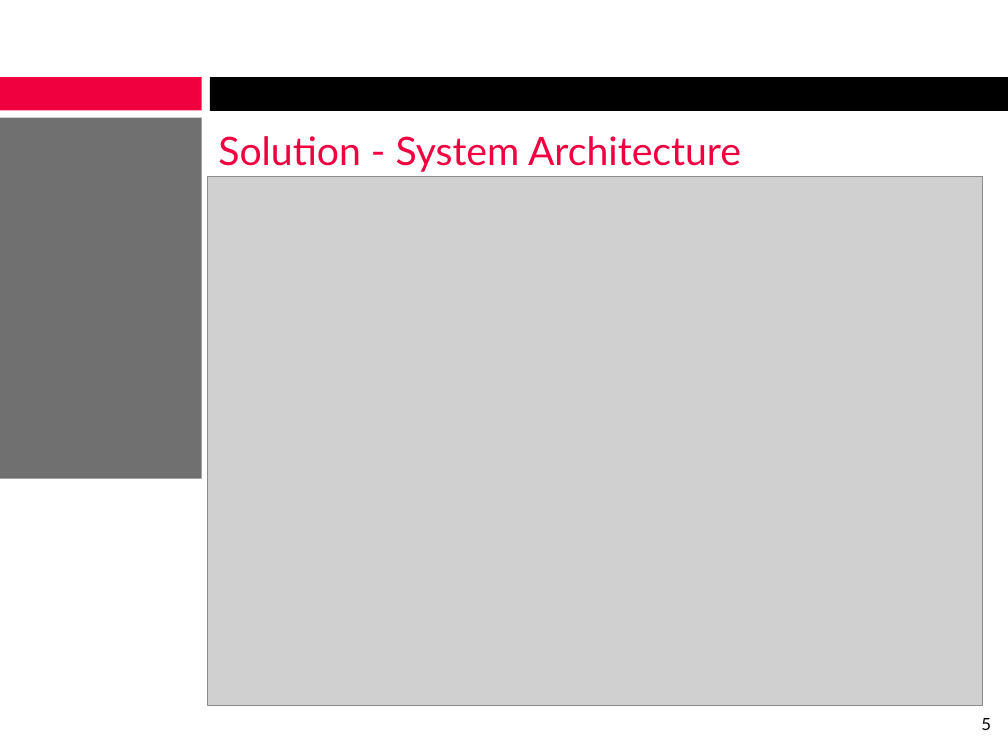
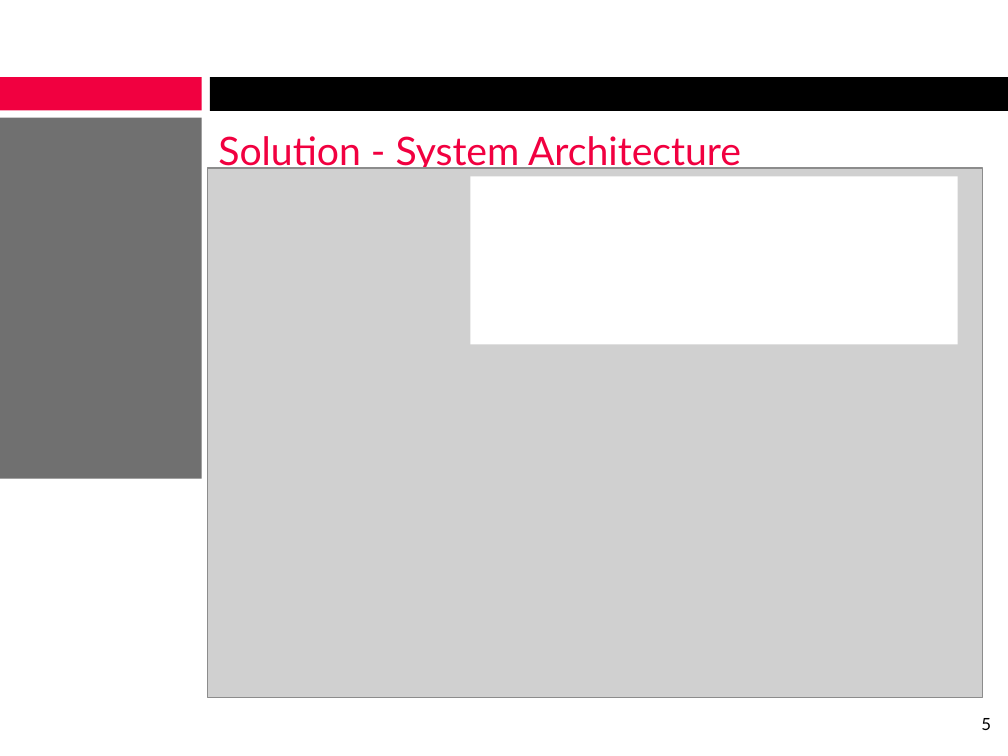
Before and after one commit to alexcraig/RoboWars, a slide deck: slide 5 of docs/presentation_slides/RoboWarsPresentation.pptx. Drawn at 1008x756 pixels with LibreOffice and Linux fonts; fonts in the diff are those of the drawing; grey boxes stand for pictures; background and template pictures are left out. Boxes give left, top, right and bottom in pixels: in the first picture for what was removed or moved away, otherwise in the second. Text is boxed around its words. In the diff, an @@ line names an element or a change of style, - is before the commit and + after.

```diff
--- a/docs/presentation_slides/RoboWarsPresentation.pptx
+++ b/docs/presentation_slides/RoboWarsPresentation.pptx
@@ picture: place and size @@
-picture at (208, 176, 983, 706)
+picture at (208, 168, 983, 698)
@@ rectangle added at (471, 176, 958, 345), fill #FFFFFF @@
```
Also in this commit, not shown: 3 other files.
